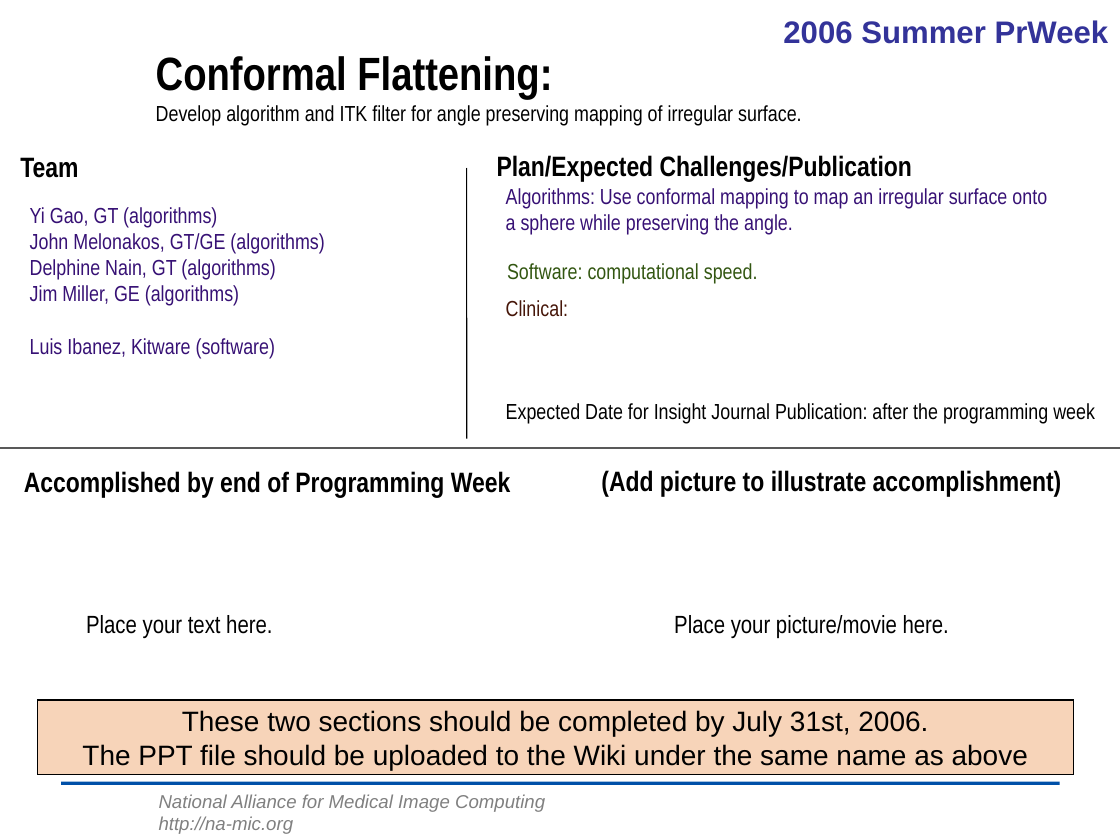
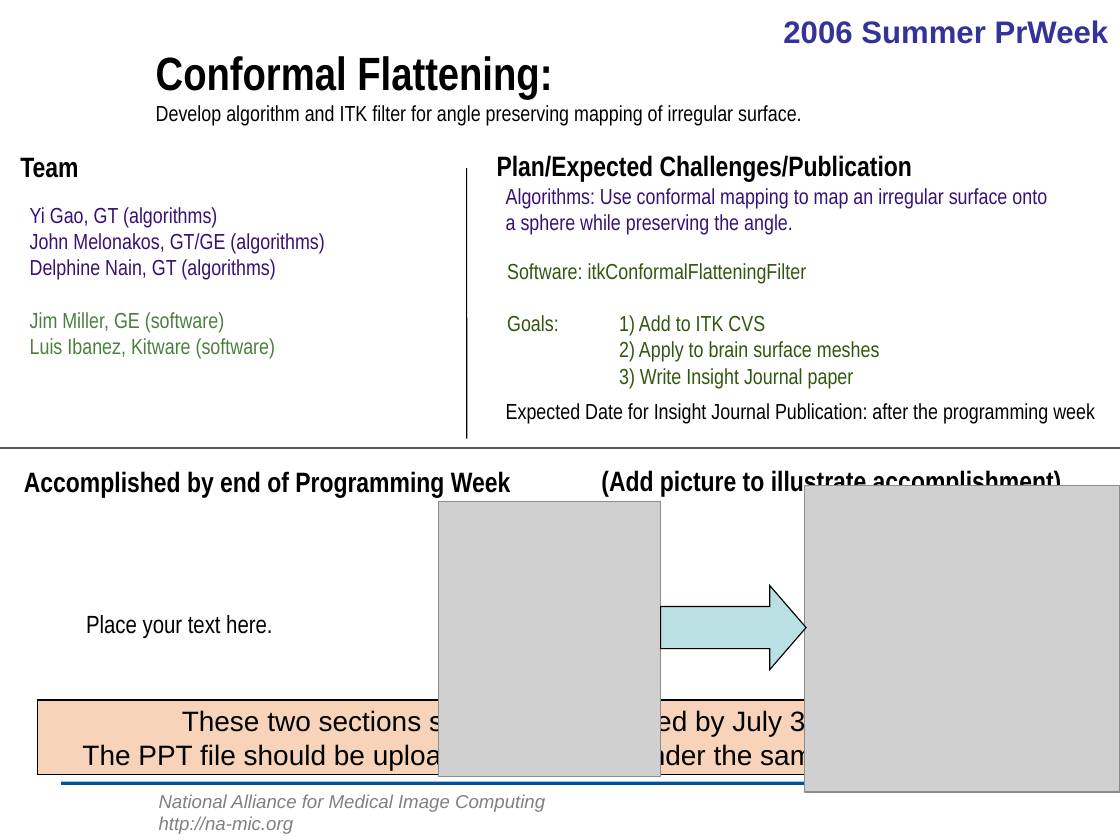
Before and after one commit to lheckemann/namic-sandbox, a slide deck: slide 1 of ConformalFlattening/documents/2006_Summer_Project_Week_ConformalFlattening.ppt. Drawn at 1120x840 pixels with LibreOffice and Linux fonts; fonts in the diff are those of the drawing; grey boxes stand for pictures; background and template pictures are left out. Boxes give left, top, right and bottom in pixels: in the first picture for what was removed or moved away, otherwise in the second. Text is boxed around its words. In the diff, an @@ line names an element or a change of style, - is before the commit and + after.

Commit message:
STYLE: update 4-block ppt

```diff
--- a/ConformalFlattening/documents/2006_Summer_Project_Week_ConformalFlattening.ppt
+++ b/ConformalFlattening/documents/2006_Summer_Project_Week_ConformalFlattening.ppt
@@ text removed at [507,263,758,284] @@
-Software: computational speed.
@@ text added at [507,263,880,389], 14 pt, text #325611 @@
+Software: itkConformalFlatteningFilter
+Goals: 1) Add to ITK CVS
+2) Apply to brain surface meshes
+3) Write Insight Journal paper
@@ text at [30,312,224,333]: text changed; text colour #371175 to #4B803F @@
-Jim Miller, GE (algorithms)
+Jim Miller, GE (software)
@@ text removed at [506,300,569,317] @@
-Clinical:
@@ text at [30,338,275,359]: text colour #371175 to #4B803F in "Luis Ibanez, Kitware (software)" @@
@@ picture added at [439,502,661,777] @@
@@ picture added at [804,485,1120,792] @@
@@ right arrow added at [661,586,806,670], fill #BBE0E3, outline #000000 0.74 pt @@
@@ text removed at [674,615,949,638] @@
-Place your picture/movie here.
```
